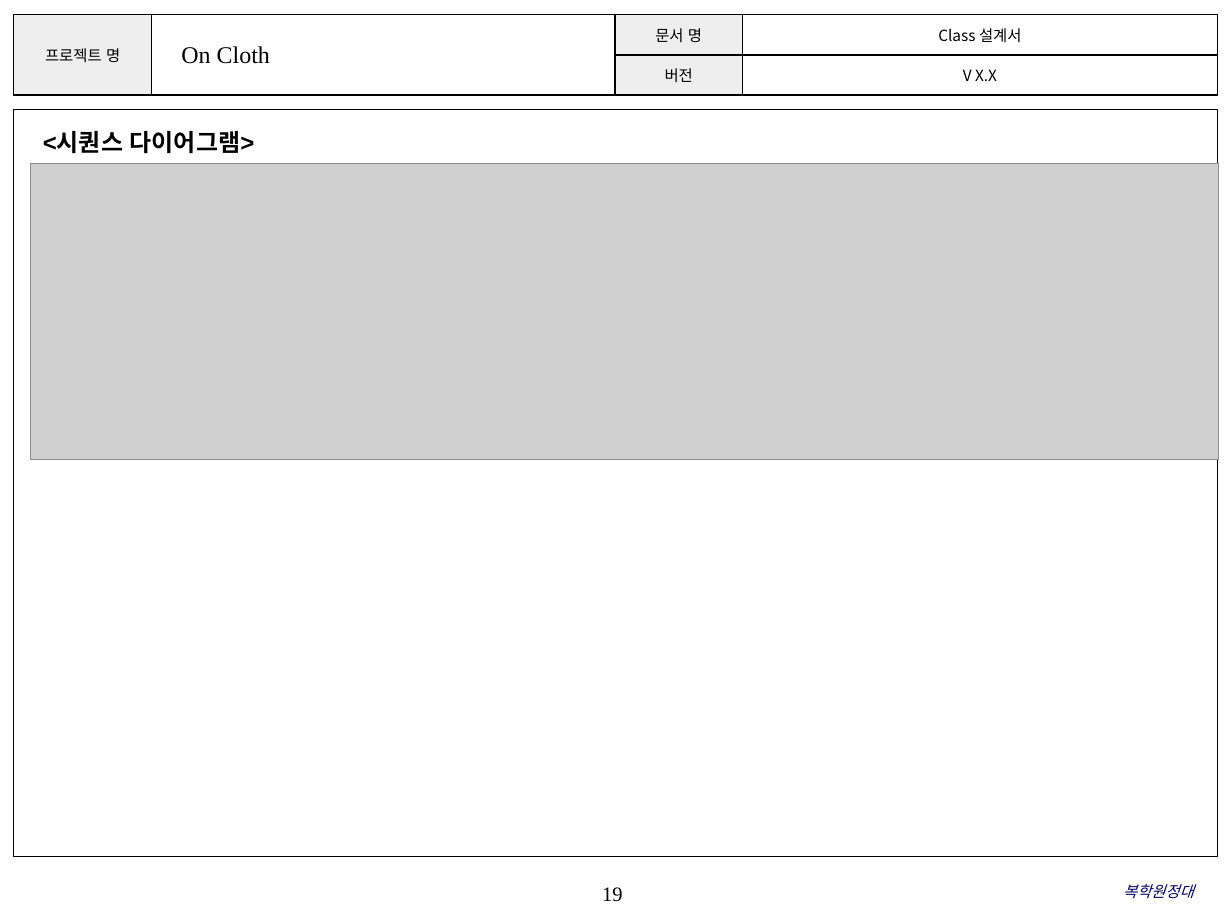
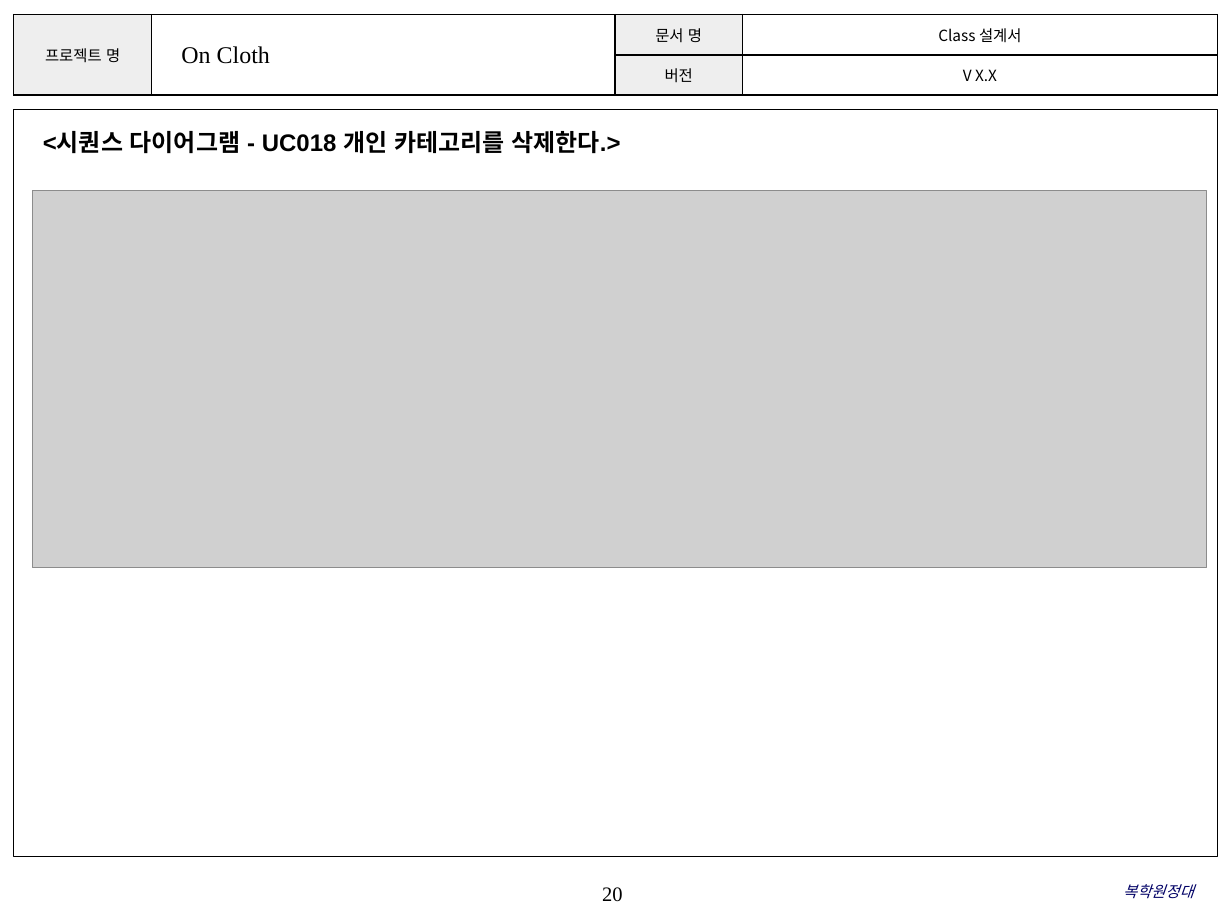
Before and after one commit to ParkSaeHyun/SoftwareEngineering, a slide deck: slide 20 of design/클래스다이어그램.pptx (slide 19 before the commit). Drawn at 1232x924 pixels with LibreOffice and Linux fonts; fonts in the diff are those of the drawing; grey boxes stand for pictures; background and template pictures are left out. Boxes give left, top, right and bottom in pixels: in the first picture for what was removed or moved away, otherwise in the second. Text is boxed around its words. In the diff, an @@ line names an element or a change of style, - is before the commit and + after.

Commit message:
요구사항명세서105수정 클래스다이어그램ppt 수정

```diff
--- a/design/클래스다이어그램.pptx
+++ b/design/클래스다이어그램.pptx
@@ text at [43, 131, 620, 153]: text changed @@
-<시퀀스 다이어그램>
+<시퀀스 다이어그램 - UC018 개인 카테고리를 삭제한다.>
@@ picture: place and size @@
-picture at [31, 164, 1218, 460]
+picture at [32, 191, 1206, 568]
@@ page number at [602, 887, 622, 902]: text changed @@
-19
+20
```
Also in this commit, not shown: 20 other slides changed, 1 slide added, 1 other file.
